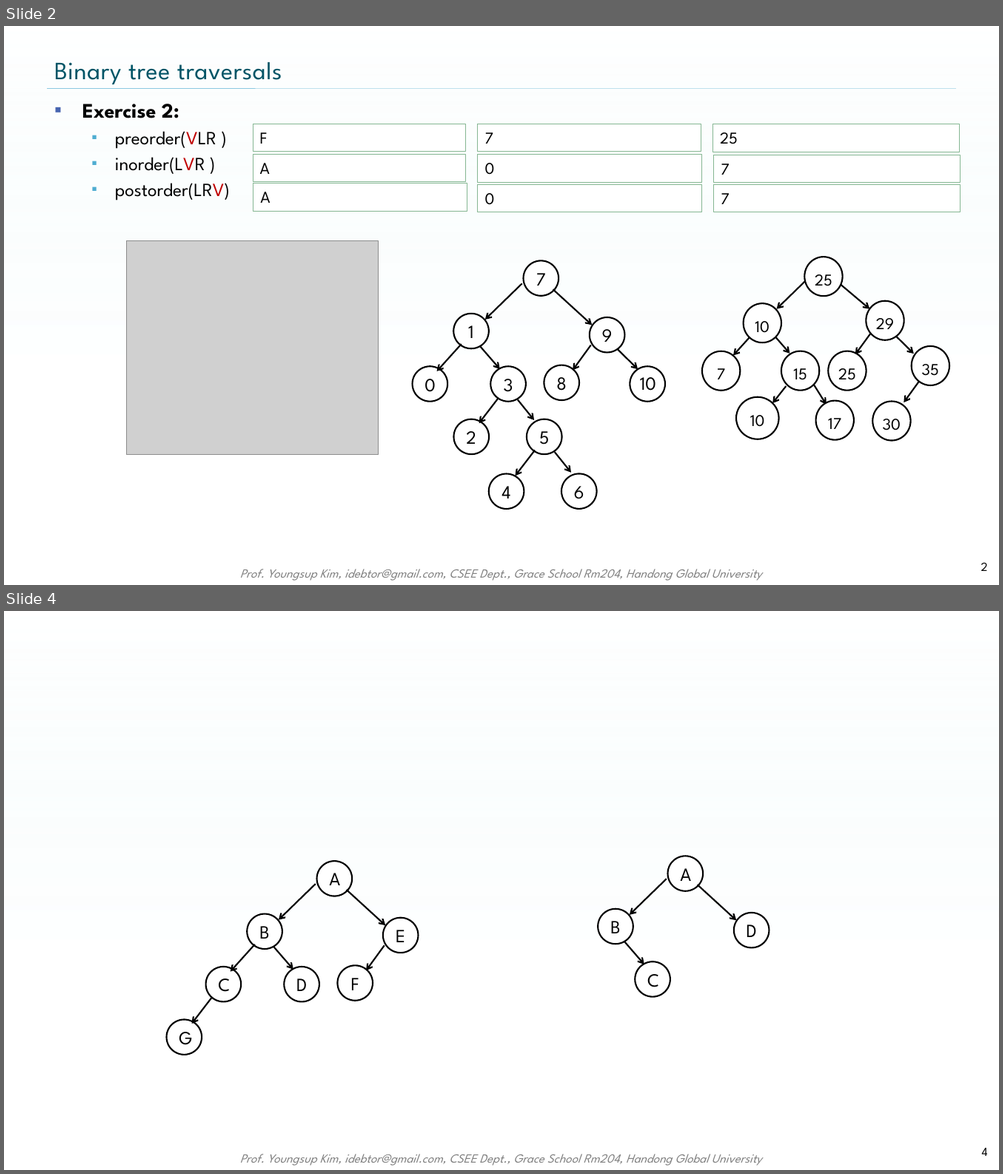
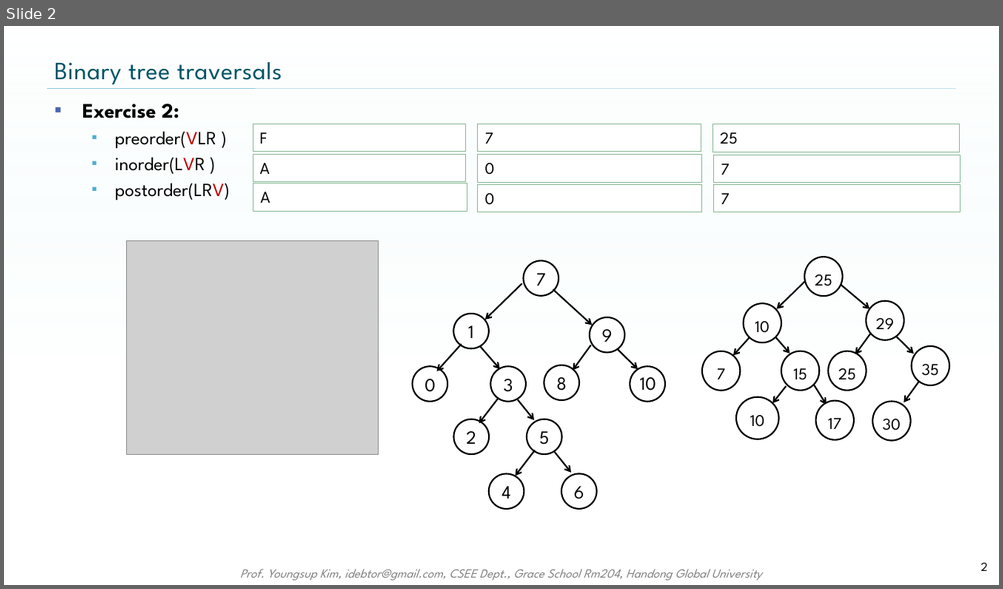
Before and after one commit to idebtor/nowic, a slide deck: ppts/05-1.2_BinaryTreeTraversal Quiz.pptx. Shown one above the other, each under a label of ours: slides 2 and 4 before the commit, slide 2 after it; the slides between them are not shown. The pictures are 1003x1174 and 1003x589 pixels, drawn with LibreOffice and Linux fonts; fonts in the diff are those of the drawing; grey boxes stand for pictures; background and template pictures are left out. Boxes give left, top, right and bottom in pixels: in the first picture for what was removed or moved away, otherwise in the second. Text is boxed around its words. In the diff, an @@ line names an element or a change of style, - is before the commit and + after.

```diff
--- a/ppts/05-1.2_BinaryTreeTraversal Quiz.pptx
+++ b/ppts/05-1.2_BinaryTreeTraversal Quiz.pptx
@@ slide 4 removed at (4,611,999,1170), background #FFFFFF; not listed: 2 template elements that a slide beside it also shows @@
@@ ellipse removed at (667,857,703,891) @@
-A
@@ group removed at (167,861,418,1055): 7 ellipses, 6 arrows @@
-B
-E
-A
-D
-F
-G
-C
@@ arrow removed from (666, 879) to (629, 915) @@
@@ arrow removed from (697, 885) to (736, 920) @@
@@ ellipse removed at (598,909,633,945) @@
-B
@@ ellipse removed at (734,913,768,948) @@
-D
@@ arrow removed from (624, 942) to (644, 965) @@
@@ ellipse removed at (635,962,670,997) @@
-C
@@ page number removed at (982,1148,987,1156) @@
-4
```
Also in this commit, not shown: 1 other slide removed.
